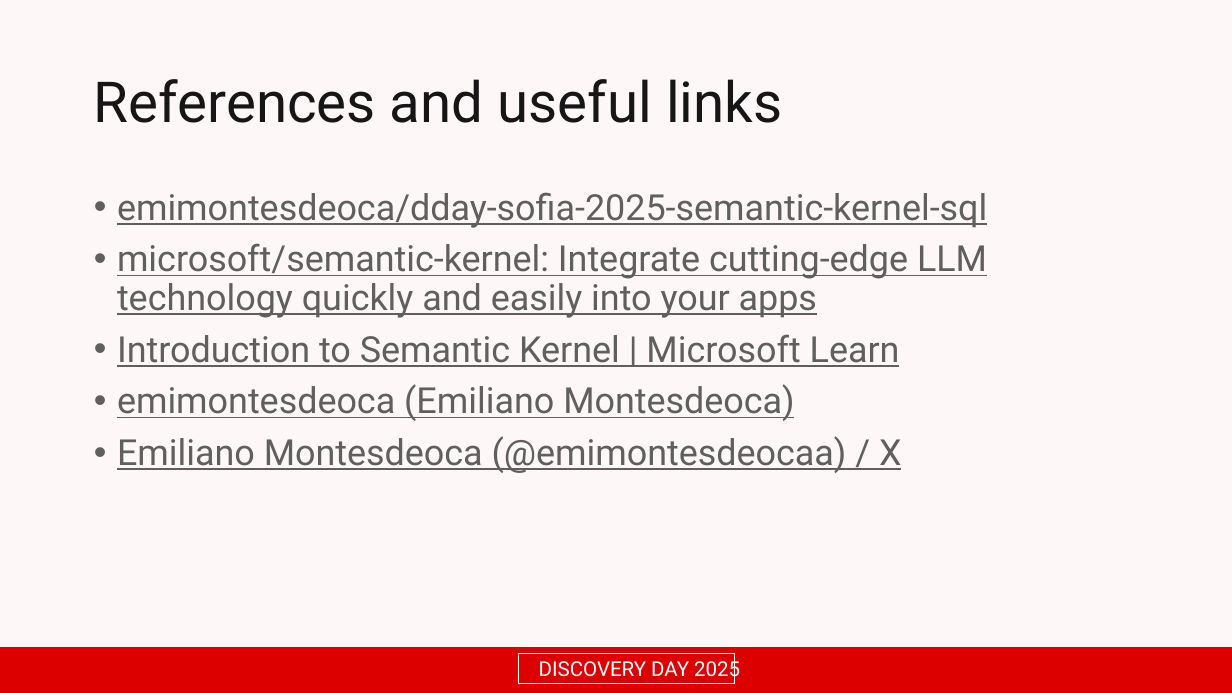
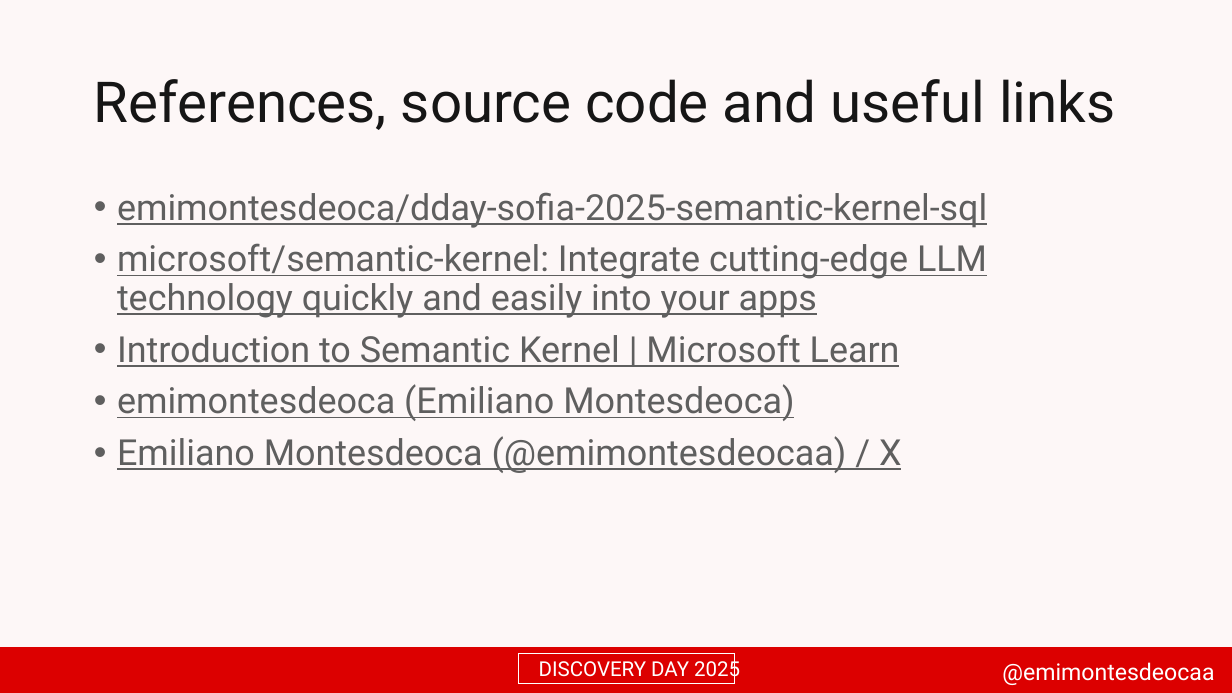
Before and after one commit to emimontesdeoca/dday-sofia-2025-semantic-kernel-sql, a slide deck: slide 16 of slides/Discovery Day 2025.pptx (slide 15 before the commit). Drawn at 1232x693 pixels with LibreOffice and Linux fonts; fonts in the diff are those of the drawing; background and template pictures are left out. Boxes give left, top, right and bottom in pixels: in the first picture for what was removed or moved away, otherwise in the second. Text is boxed around its words. In the diff, an @@ line names an element or a change of style, - is before the commit and + after.

Commit message:
chore: pptx update

```diff
--- a/slides/Discovery Day 2025.pptx
+++ b/slides/Discovery Day 2025.pptx
@@ title at (94,79,1115,130): text changed @@
-References and useful links
+References, source code and useful links
@@ text added at (1002,662,1214,685), 18 pt, text #FFFFFF @@
+@emimontesdeocaa
```
Also in this commit, not shown: 12 other slides changed, 2 slides added.
